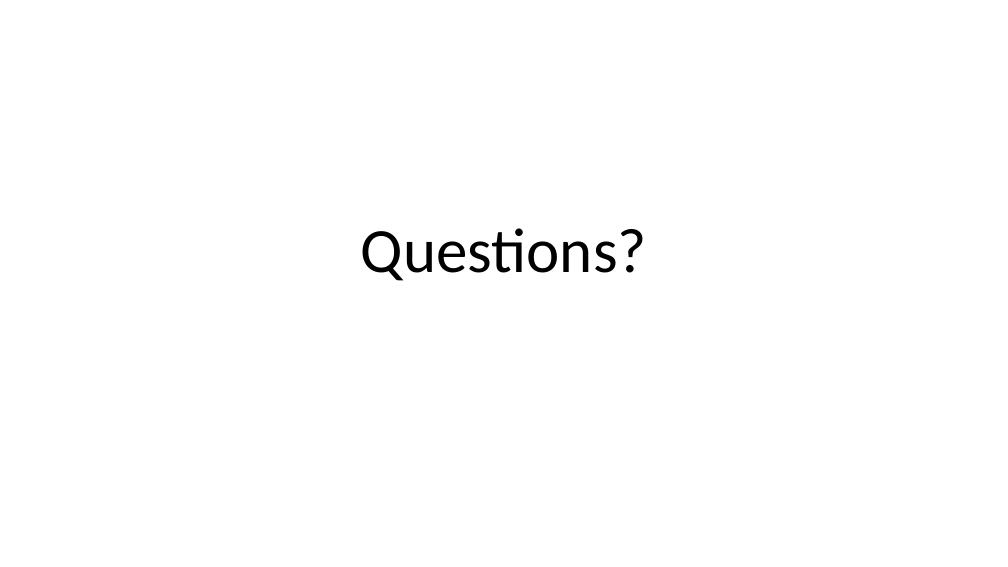
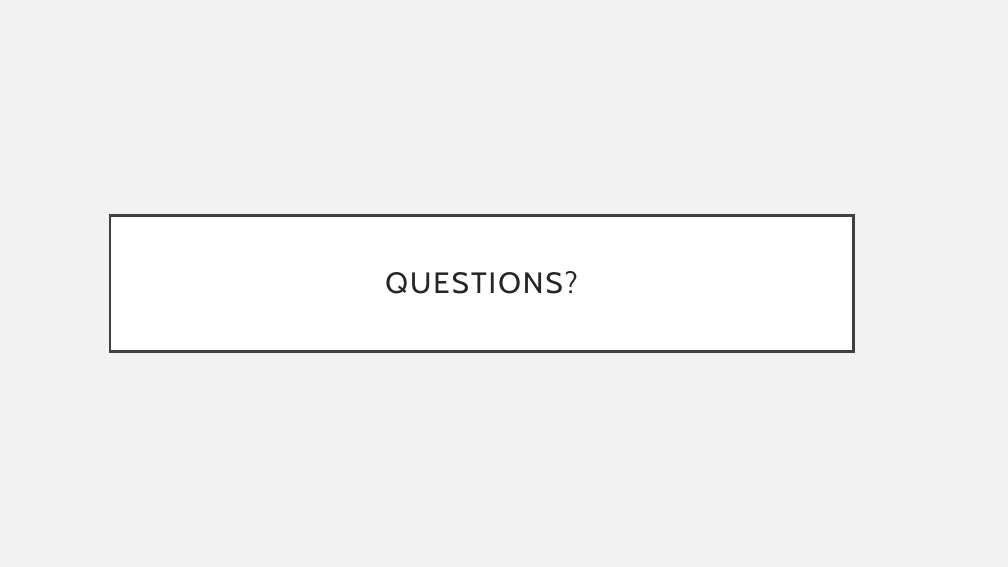
Before and after one commit to ivwangYW/5100CS_Group_Final_Project_Expense-AI, a slide deck: slide 11 of AI Empowered Automated Employee Expense Reimbursement Process.pptx (slide 6 before the commit). Drawn at 1008x567 pixels with LibreOffice and Linux fonts; fonts in the diff are those of the drawing. Boxes give left, top, right and bottom in pixels: in the first picture for what was removed or moved away, otherwise in the second. Text is boxed around its words. In the diff, an @@ line names an element or a change of style, - is before the commit and + after.

```diff
--- a/AI Empowered Automated Employee Expense Reimbursement Process.pptx
+++ b/AI Empowered Automated Employee Expense Reimbursement Process.pptx
@@ background #FFFFFF to #F2F2F2 @@
@@ title "QUESTIONS?": place and size @@
-title "QUESTIONS?" at bbox=[361, 228, 647, 281]
+title "QUESTIONS?" at bbox=[110, 216, 854, 352]
@@ title "QUESTIONS?" at bbox=[110, 216, 854, 352]: vertical alignment bottom to middle; fill none to #FFFFFF; outline none to #404040 2.5 pt @@
@@ title at bbox=[385, 271, 577, 294]: text changed; size 60 to 28 pt; font Calibri to Cabin; text colour #000000 to #262626 @@
-Questions?
+QUESTIONS?
```
Also in this commit, not shown: 5 other slides changed, 6 slides added, 1 slide removed.
